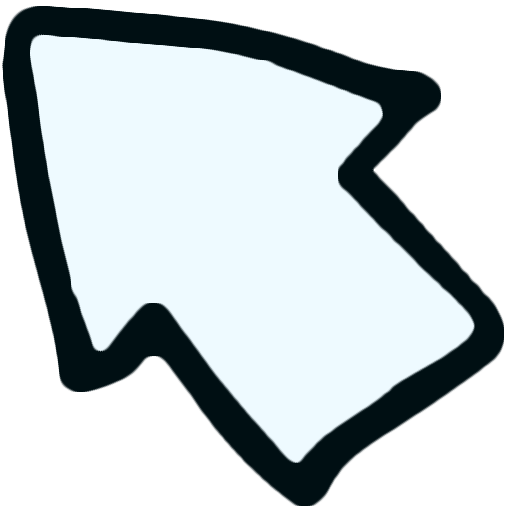
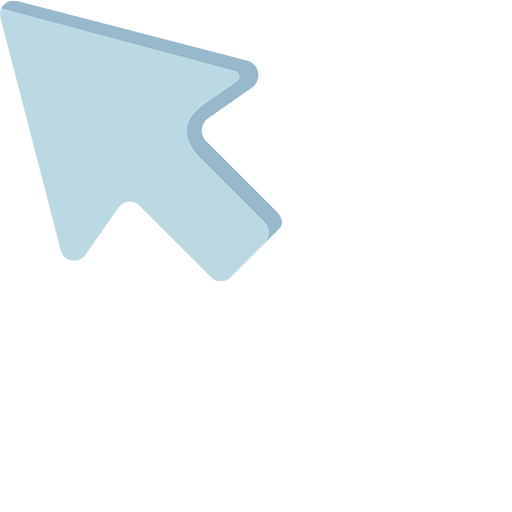
Two versions of the same layered image (512 x 512). Layer-by-layer changes:
added group "Clean Cursor" with 1 layers above "Drawn Cursor" over [0, 1, 282, 281]
added layer "cursor" in group "Clean Cursor" over [0, 1, 282, 281]
moved "Layer 11" into group "Drawn Cursor", painted on it over [2, 6, 504, 506]
moved "Layer 12" into group "Drawn Cursor", painted on it over [12, 14, 494, 487]
